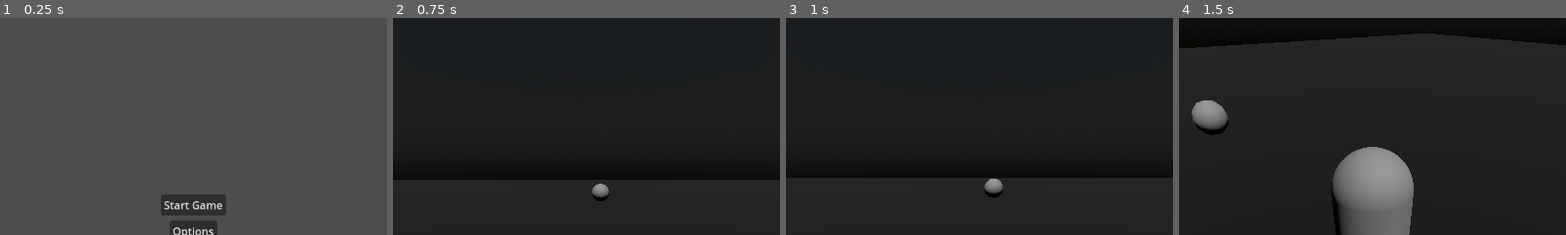
Above: before the commit, frames 1-4 (left to right).
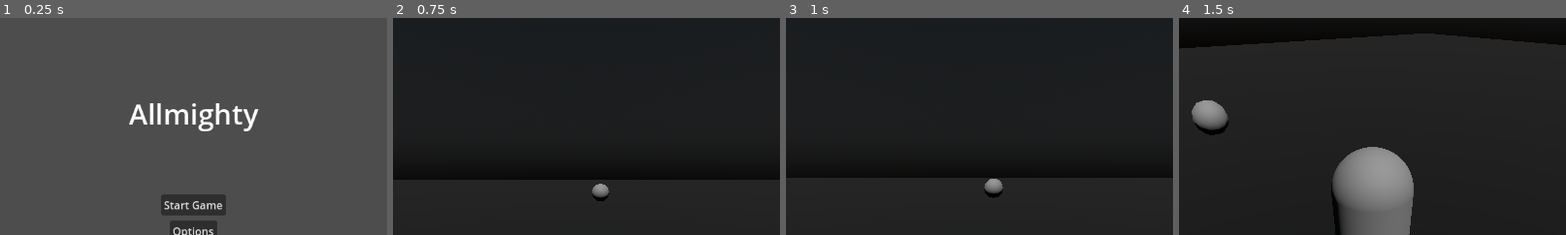
Above: after the commit, the same moments.

Repository: MikaelVV/Allmighty
Game: Godot game, scene res://Scenes/MainMenu.tscn
The game is run twice, just before and just after one commit, with the same random seed, the same clock (stepped at 60 frames per second) and the same inputs.
Inputs (mouse positions are % of the whole screen's width and height, from its top left):
- Up to frame 1 (0.25 s): no input
- Up to frame 2 (0.75 s): click "Start Game" at 0.5 s
- Up to frame 3 (1 s): no input
- Up to frame 4 (1.5 s): tap Enter (ui_accept) at 1.25 s; move the mouse to (55, 50) at 1.27 s; hold W (move_forward) from 1.28 s (still down)
The pictures show only the part of the screen within x 25-75%, y 0-50%; the shares and areas given below are measured in that part.

The runs differ from the first frame. In frame 1, 1.5% of the frame differs, in the area x 33-67%, y 39-53%; in frame 2, nothing differs; in frame 3, nothing differs; in frame 4, nothing differs.

Commit message:
Updating engine to newer version.

Diff:
--- a/Scenes/MainMenu.tscn
+++ b/Scenes/MainMenu.tscn
@@ -1,6 +1,9 @@
-[gd_scene load_steps=2 format=3 uid="uid://b6ssaf51hem7a"]
+[gd_scene load_steps=3 format=3 uid="uid://b6ssaf51hem7a"]
 
 [ext_resource type="Script" path="res://Scripts/MainMenuController.gd" id="1_rkl4s"]
+
+[sub_resource type="LabelSettings" id="LabelSettings_hmrd4"]
+font_size = 42
 
 [node name="MainMenu" type="Node2D"]
 
@@ -32,6 +35,16 @@
 text = "Quit"
 script = ExtResource("1_rkl4s")
 
+[node name="Label" type="Label" parent="."]
+offset_left = -98.0
+offset_top = -210.0
+offset_right = 99.0
+offset_bottom = -97.0
+size_flags_horizontal = 4
+text = "Allmighty"
+label_settings = SubResource("LabelSettings_hmrd4")
+horizontal_alignment = 1
+
 [connection signal="pressed" from="Buttons/StartGameButton" to="Buttons/StartGameButton" method="_on_pressed"]
 [connection signal="pressed" from="Buttons/OptionsButton" to="Buttons/StartGameButton" method="_on_options_button_pressed"]
 [connection signal="pressed" from="Buttons/QuitButton" to="Buttons/StartGameButton" method="_on_quit_button_pressed"]
--- a/project.godot
+++ b/project.godot
@@ -12,7 +12,7 @@
 
 config/name="allmighty"
 run/main_scene="res://Scenes/MainMenu.tscn"
-config/features=PackedStringArray("4.2", "Forward Plus")
+config/features=PackedStringArray("4.3", "Forward Plus")
 config/icon="res://icon.svg"
 
 [dotnet]
@@ -23,36 +23,36 @@
 
 move_left={
 "deadzone": 0.5,
-"events": [Object(InputEventKey,"resource_local_to_scene":fa …(171 unchanged characters)… keycode":65,"key_label":0,"unicode":97,"echo":false,"script":null)
+"events": [Object(InputEventKey,"resource_local_to_scene":fa …(171 unchanged characters)… keycode":65,"key_label":0,"unicode":97,"location":0,"echo":false,"script":null)
 ]
 }
 move_right={
 "deadzone": 0.5,
-"events": [Object(InputEventKey,"resource_local_to_scene":fa …(172 unchanged characters)… eycode":68,"key_label":0,"unicode":100,"echo":false,"script":null)
+"events": [Object(InputEventKey,"resource_local_to_scene":fa …(172 unchanged characters)… eycode":68,"key_label":0,"unicode":100,"location":0,"echo":false,"script":null)
 ]
 }
 move_forward={
 "deadzone": 0.5,
-"events": [Object(InputEventKey,"resource_local_to_scene":fa …(172 unchanged characters)… eycode":87,"key_label":0,"unicode":119,"echo":false,"script":null)
+"events": [Object(InputEventKey,"resource_local_to_scene":fa …(172 unchanged characters)… eycode":87,"key_label":0,"unicode":119,"location":0,"echo":false,"script":null)
 ]
 }
 move_back={
 "deadzone": 0.5,
-"events": [Object(InputEventKey,"resource_local_to_scene":fa …(172 unchanged characters)… eycode":83,"key_label":0,"unicode":115,"echo":false,"script":null)
+"events": [Object(InputEventKey,"resource_local_to_scene":fa …(172 unchanged characters)… eycode":83,"key_label":0,"unicode":115,"location":0,"echo":false,"script":null)
 ]
 }
 jump={
 "deadzone": 0.5,
-"events": [Object(InputEventKey,"resource_local_to_scene":fa …(171 unchanged characters)… keycode":32,"key_label":0,"unicode":32,"echo":false,"script":null)
+"events": [Object(InputEventKey,"resource_local_to_scene":fa …(171 unchanged characters)… keycode":32,"key_label":0,"unicode":32,"location":0,"echo":false,"script":null)
 ]
 }
 pause={
 "deadzone": 0.5,
-"events": [Object(InputEventKey,"resource_local_to_scene":fa …(175 unchanged characters)… ode":4194305,"key_label":0,"unicode":0,"echo":false,"script":null)
+"events": [Object(InputEventKey,"resource_local_to_scene":fa …(175 unchanged characters)… ode":4194305,"key_label":0,"unicode":0,"location":0,"echo":false,"script":null)
 ]
 }
 open_inventory={
 "deadzone": 0.5,
-"events": [Object(InputEventKey,"resource_local_to_scene":fa …(172 unchanged characters)… eycode":69,"key_label":0,"unicode":101,"echo":false,"script":null)
+"events": [Object(InputEventKey,"resource_local_to_scene":fa …(172 unchanged characters)… eycode":69,"key_label":0,"unicode":101,"location":0,"echo":false,"script":null)
 ]
 }
